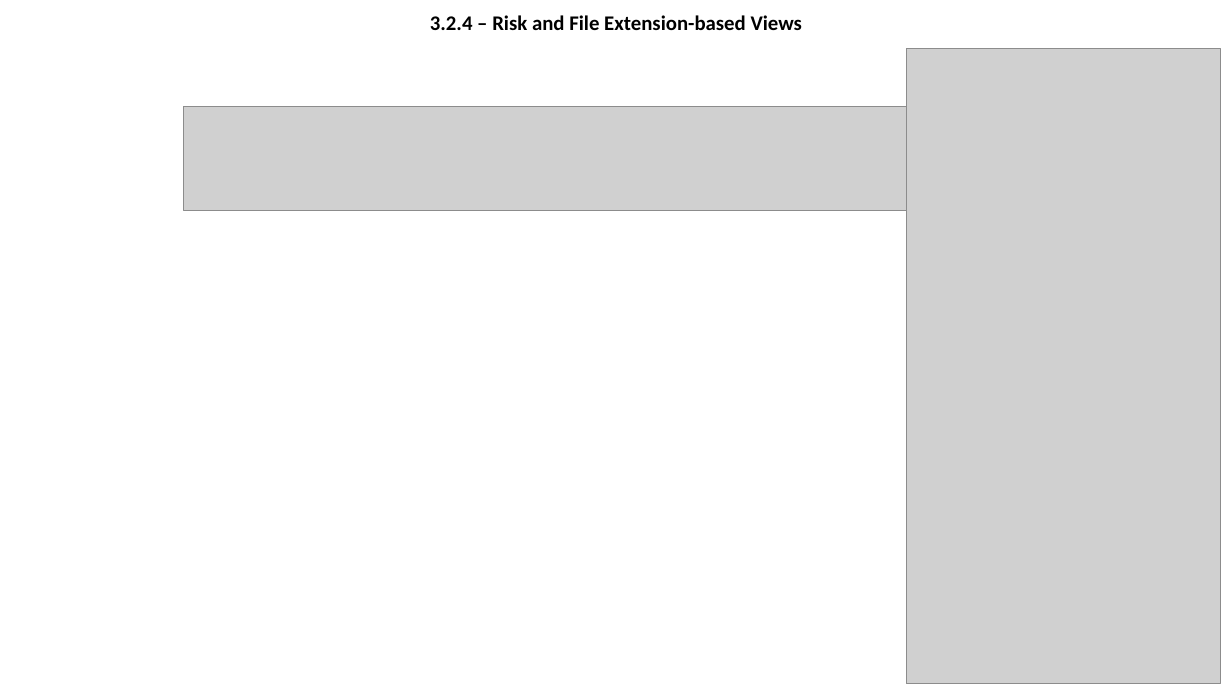
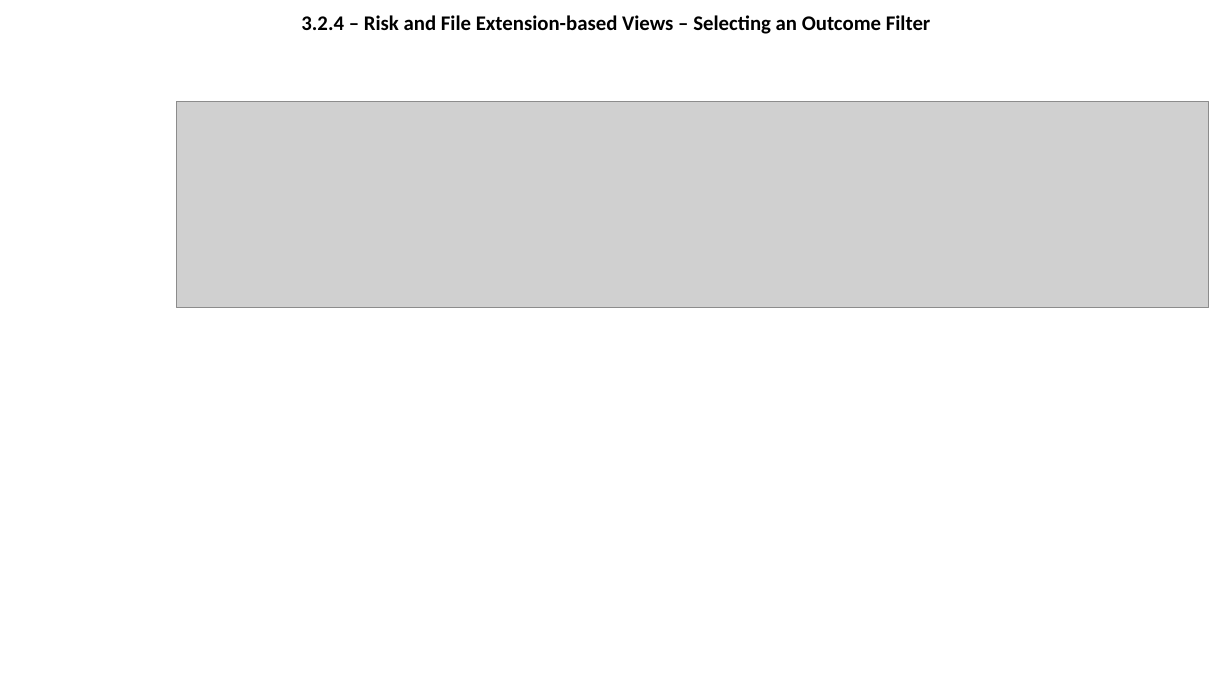
Before and after one commit to olegtaranenko/icap-management-ui-1, a slide deck: slide 17 of design/wireframe.pptx (slide 11 before the commit). Drawn at 1232x693 pixels with LibreOffice and Linux fonts; fonts in the diff are those of the drawing; grey boxes stand for pictures; background and template pictures are left out. Boxes give left, top, right and bottom in pixels: in the first picture for what was removed or moved away, otherwise in the second. Text is boxed around its words. In the diff, an @@ line names an element or a change of style, - is before the commit and + after.

```diff
--- a/design/wireframe.pptx
+++ b/design/wireframe.pptx
@@ title at box(301, 15, 931, 34): text changed @@
-3.2.4 – Risk and File Extension-based Views
+3.2.4 – Risk and File Extension-based Views – Selecting an Outcome Filter
@@ picture removed at box(907, 49, 1221, 684) @@
@@ picture added at box(177, 102, 1210, 308) @@
@@ picture removed at box(184, 106, 1199, 211) @@
```
Also in this commit, not shown: 13 other slides changed, 7 slides added, 1 slide removed.
